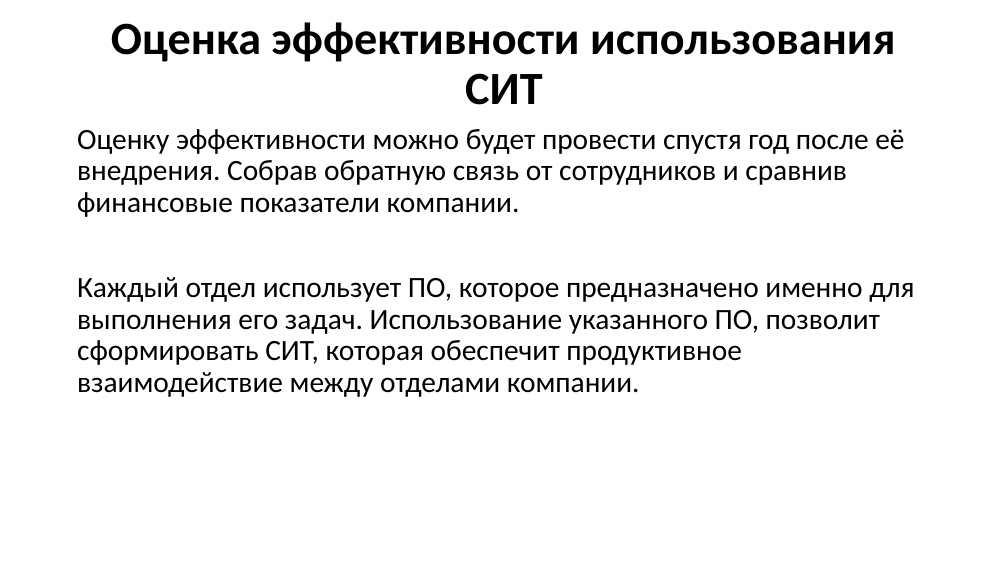
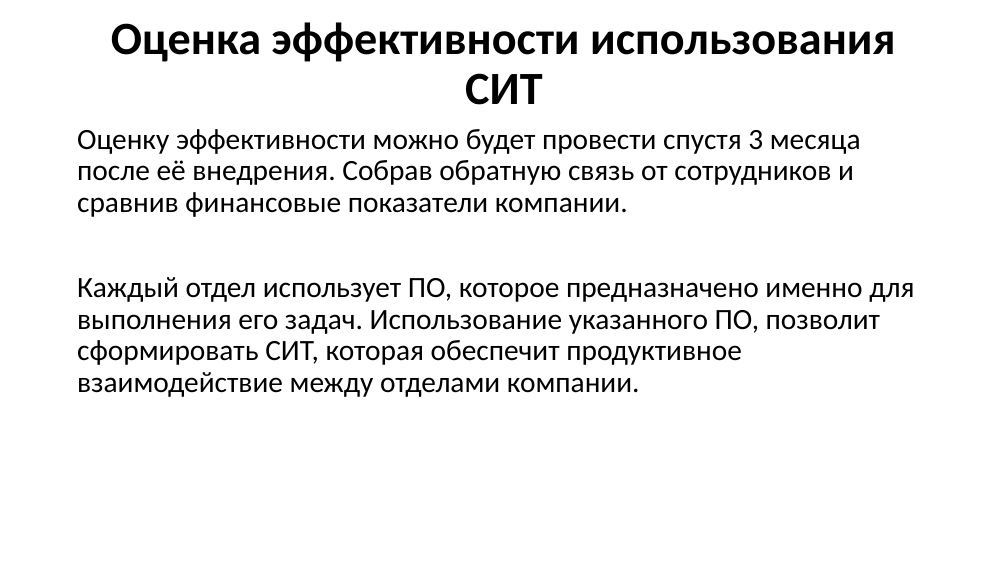
Before and after one commit to Kolonin-Gleb-Studying/SIT, a slide deck: slide 13 of Отчёт об эффективности СИТ Колонин/Предложение по внедрению СИТ Колонин.pptx (slide 12 before the commit). Drawn at 1008x567 pixels with LibreOffice and Linux fonts; fonts in the diff are those of the drawing. Boxes give left, top, right and bottom in pixels: in the first picture for what was removed or moved away, otherwise in the second. Text is boxed around its words. In the diff, an @@ line names an element or a change of style, - is before the commit and + after.

```diff
--- a/Отчёт об эффективности СИТ Колонин/Предложение по внедрению СИТ Колонин.pptx
+++ b/Отчёт об эффективности СИТ Колонин/Предложение по внедрению СИТ Колонин.pptx
@@ text at (77, 129, 861, 217): text changed @@
-Оценку эффективности можно будет провести спустя год после её внедрения. Собрав обратную связь от сотрудников и сравнив финансовые показатели компании.
+Оценку эффективности можно будет провести спустя 3 месяца после её внедрения. Собрав обратную связь от сотрудников и сравнив финансовые показатели компании.
```
Also in this commit, not shown: 1 slide added, 3 other files.
